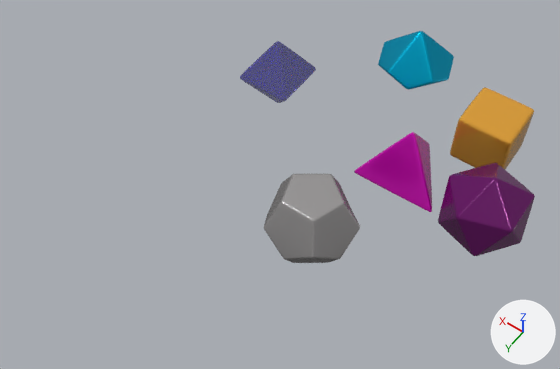
Before and after pictures for a commit that changed the Blender file models/dice.blend.
Rendered twice from a 50 mm camera at (-5.85, 9.85, 12.53) aimed at (-0.16, 1.88, 0.01). The axes (+X, +Y, +Z) are drawn at lower right. The lights are the same throughout.

The scene before the commit, as lines of its bpy script (objects in view):
```python
me_cube_001 = bpy.data.meshes.new('Cube.001')
me_cube_001.from_pydata(...)  # a box spanning x -0.618..0.618, y -0.618..0.618, z -0.618..0.618
me_cube_001.polygons.foreach_set('use_smooth', [True] * 6)
me_cube_001.materials.append(mat_material_004)  # orange #e7a637
me_cylinder = bpy.data.meshes.new('Cylinder')
me_cylinder.from_pydata(...)  # 20 vertices, 12 faces; spans x -0.95..0.95, y -1.0..0.93, z -0.78..0.85
me_cylinder.polygons.foreach_set('use_smooth', [True] * 12)
me_cylinder.materials.append(mat_material_001)
me_icosphere_002 = bpy.data.meshes.new('Icosphere.002')
me_icosphere_002.from_pydata(...)  # a UV sphere (5 segments, 3 rings, poles along z) spanning x -0.93..0.93, y -0.88..0.88, z -0.95..0.96
me_icosphere_002.polygons.foreach_set('use_smooth', [True] * 10)
me_icosphere_002.materials.append(mat_material_003)  # cyan #02aacf
ob_d10 = bpy.data.objects.new('D10', me_icosphere_002)
ob_d10.location = (-0.47, -3.29, -0.32)
_m = ob_d10.modifiers.new('Bevel', 'BEVEL')
_m.width = 0.06
_m.width_pct = 0.06
_m.segments = 3
_m = ob_d10.modifiers.new('Subdivision', 'SUBSURF')
_m.levels = 2
ob_d12 = bpy.data.objects.new('D12', me_cylinder)
ob_d12.location = (-1.21, 2.3, 0.1)
_m = ob_d12.modifiers.new('Bevel', 'BEVEL')
_m.width = 0.05
_m.width_pct = 0.05
_m.segments = 3
_m = ob_d12.modifiers.new('Subdivision', 'SUBSURF')
_m.levels = 2
ob_d6 = bpy.data.objects.new('D6', me_cube_001)
ob_d6.location = (-3.03, -1.95, -0.02)
_m = ob_d6.modifiers.new('Bevel', 'BEVEL')
_m.segments = 3
_m = ob_d6.modifiers.new('Subdivision', 'SUBSURF')
_m.levels = 2
# also in view: 'D20' at (-3.85, 0.0, 0.0); 'D4' at (-1.93, -0.54, 0.07); 'D8' at (1.65, -0.58, 0.2)
```
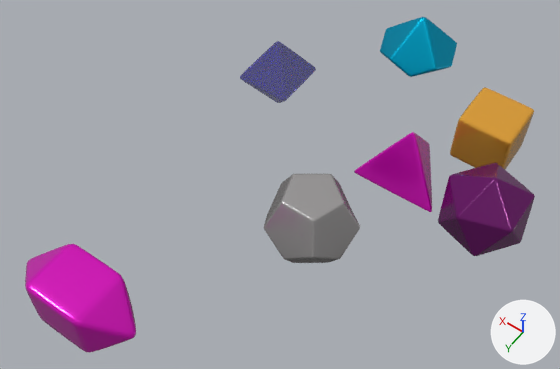
Edits to the bpy script that builds the scene:
```text
Add mat_material_009:
    mat_material_009 = principled_material('Material.009')
    mat_material_009.base_color = (0.8, 0.00228, 0.592)  # pink #e708ca
    mat_material_009.metallic = 0.468
    mat_material_009.roughness = 0.188
Add me_cube_002:
    me_cube_002.from_pydata([(-0.62, -0.62, -0.62), (-0.62, -0.62, 0.62), (-0.62, 0.62, -0.62), (-0.62, 0.62, 0.62), (0.61, -0.62, -0.62), (0.61, -0.62, 0.62), (0.61, 0.62, -0.62), (0.61, 0.62, 0.62), (-1.44, 0.0, 0.0), (1.46, 0.0, 0.0)], [], [(0, 1, 8), (2, 3, 7, 6), (6, 9, 4), (4, 5, 1, 0), (2, 6, 4, 0), (7, 3, 1, 5), (3, 2, 8), (8, 1, 3), (8, 2, 0), (5, 9, 7), (4, 9, 5), (7, 9, 6)])
    me_cube_002.polygons.foreach_set('use_smooth', [True] * 12)
    me_cube_002.materials.append(mat_material_009)  # pink #e708ca
Change ob_d10:
    ob_d10.location: (-0.47, -3.29, -0.32) -> (-0.47, -3.29, 0.09)
Add ob_d4v2:
    ob_d4v2 = bpy.data.objects.new('D4v2', me_cube_002)
    ob_d4v2.location = (1.28, 6.16, 0.03)
    _m = ob_d4v2.modifiers.new('Bevel', 'BEVEL')
    _m.segments = 3
    _m = ob_d4v2.modifiers.new('Subdivision', 'SUBSURF')
    _m.levels = 2
```

Pixel boxes (x1, y1, x2, y2) of what changed, in the pictures (560 x 369 px):
'D4v2', added (pink)
    after: (25, 244, 136, 352)
'D10', moved
    before: (378, 31, 454, 90)
    after: (380, 17, 457, 77)
